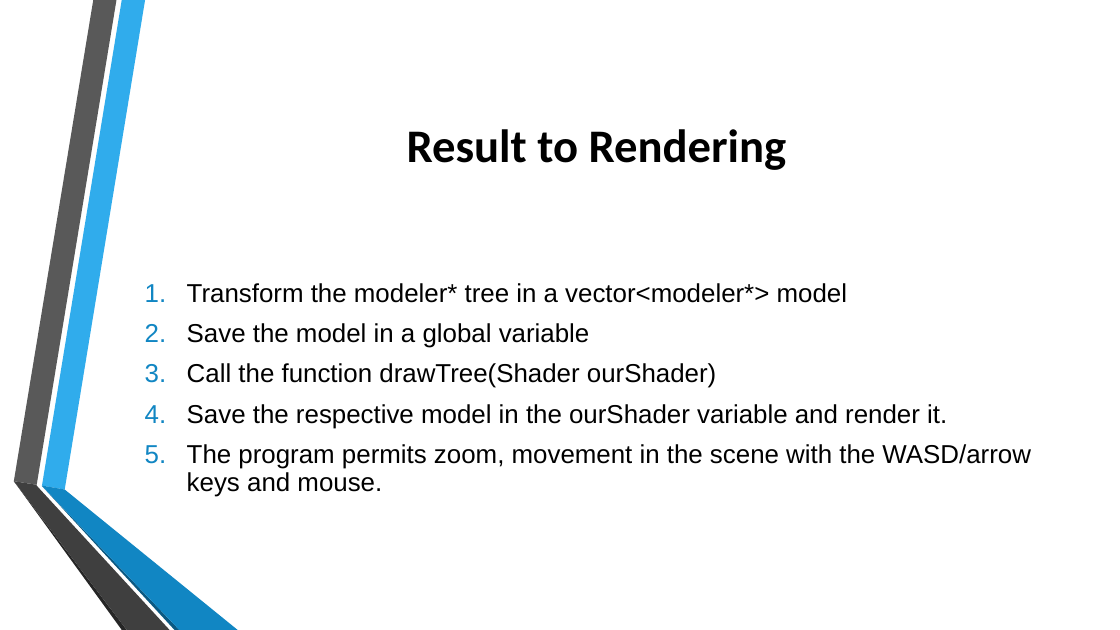
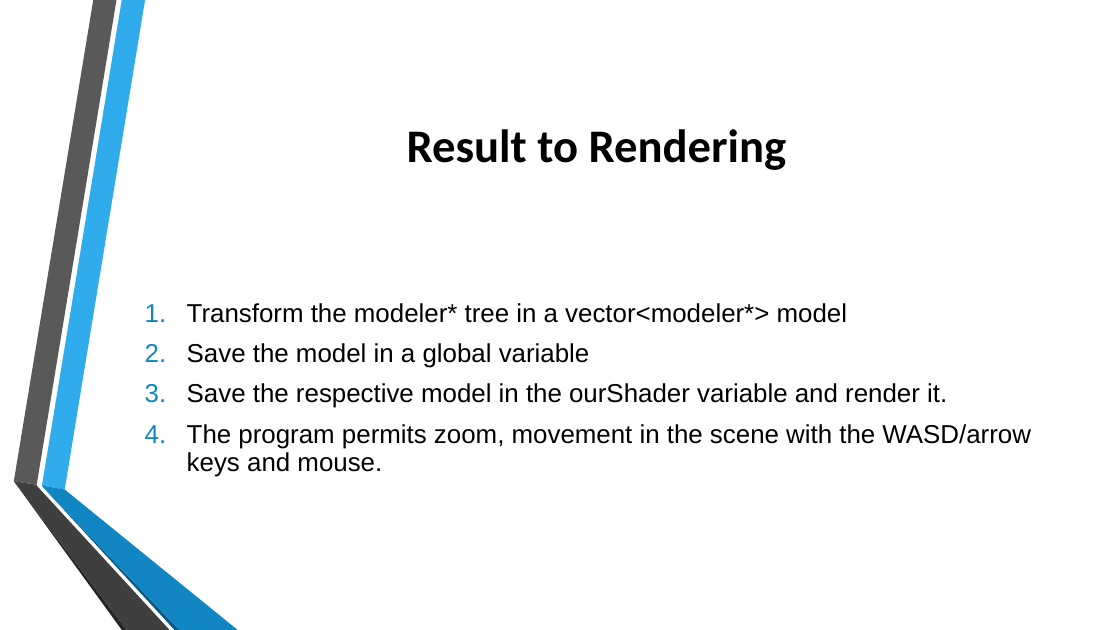
Before and after one commit to jtrillos/ProceduralModelingProject, a slide deck: slide 18 of Final Presentation.pptx. Drawn at 1120x630 pixels with LibreOffice and Linux fonts; fonts in the diff are those of the drawing; background and template pictures are left out. Boxes give left, top, right and bottom in pixels: in the first picture for what was removed or moved away, otherwise in the second. Text is boxed around its words. In the diff, an @@ line names an element or a change of style, - is before the commit and + after.

```diff
--- a/Final Presentation.pptx
+++ b/Final Presentation.pptx
@@ text at <box>187,363,716,388</box>: paragraph removed @@
-3. Call the function drawTree(Shader ourShader)
```
Also in this commit, not shown: 7 other slides changed, 1 other file.
